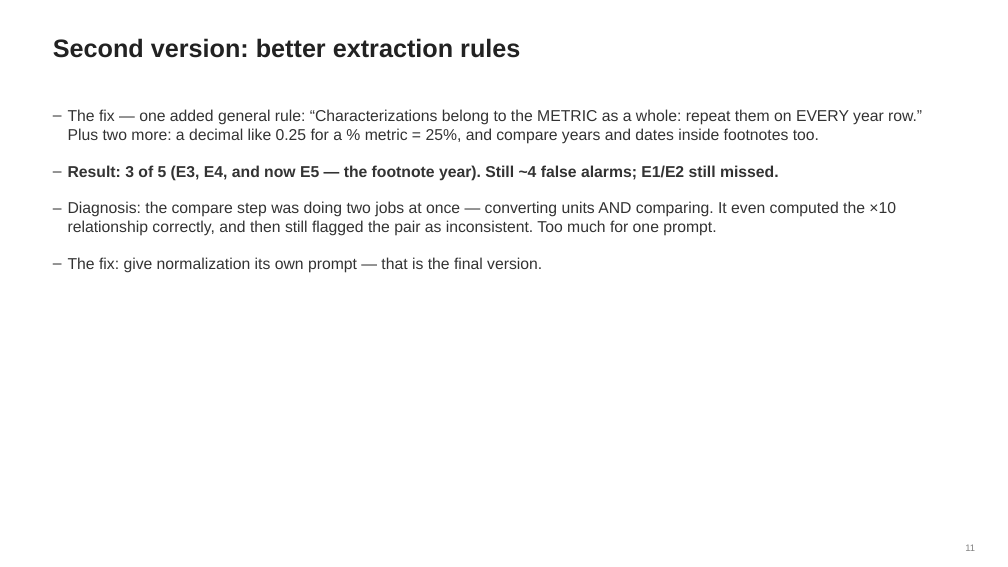
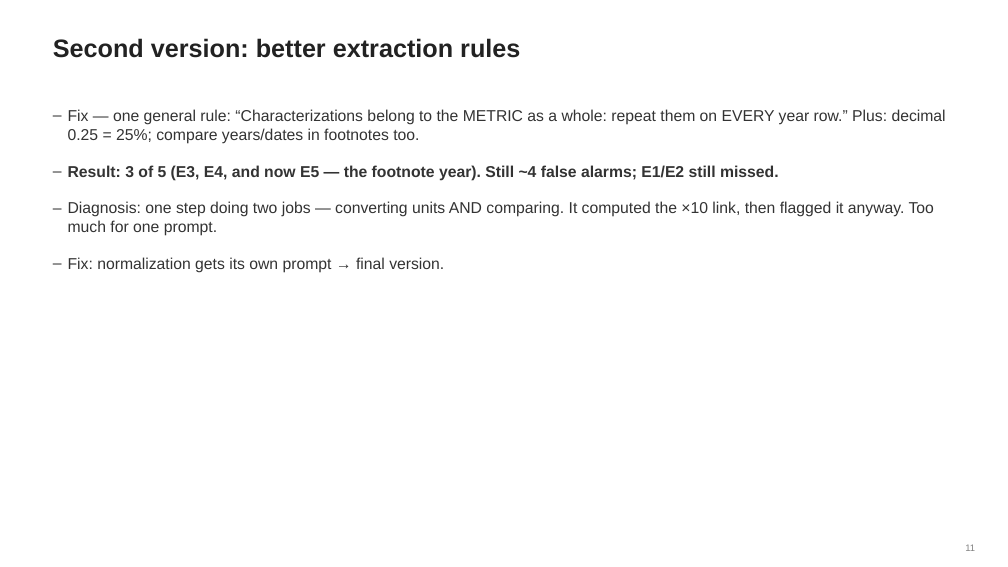
Before and after one commit to ld2955/SelfProject, a slide deck: slide 11 of AI_Summer_League_Demo_plain.pptx. Drawn at 1008x567 pixels with LibreOffice and Linux fonts; fonts in the diff are those of the drawing. Boxes give left, top, right and bottom in pixels: in the first picture for what was removed or moved away, otherwise in the second. Text is boxed around its words. In the diff, an @@ line names an element or a change of style, - is before the commit and + after.

```diff
--- a/AI_Summer_League_Demo_plain.pptx
+++ b/AI_Summer_League_Demo_plain.pptx
@@ text at bbox=[68, 109, 946, 144]: text changed @@
-– The fix — one added general rule: “Characterizations belong to the METRIC as a whole: repeat them on EVERY year row.” Plus two more: a decimal like 0.25 for a % metric = 25%, and compare years and dates inside footnotes too.
+– Fix — one general rule: “Characterizations belong to the METRIC as a whole: repeat them on EVERY year row.” Plus: decimal 0.25 = 25%; compare years/dates in footnotes too.
@@ text at bbox=[68, 201, 934, 273]: text changed @@
-– Diagnosis: the compare step was doing two jobs at once — converting units AND comparing. It even computed the ×10 relationship correctly, and then still flagged the pair as inconsistent. Too much for one prompt.
-– The fix: give normalization its own prompt — that is the final version.
+– Diagnosis: one step doing two jobs — converting units AND comparing. It computed the ×10 link, then flagged it anyway. Too much for one prompt.
+– Fix: normalization gets its own prompt → final version.
```
Also in this commit, not shown: 14 other slides changed.
